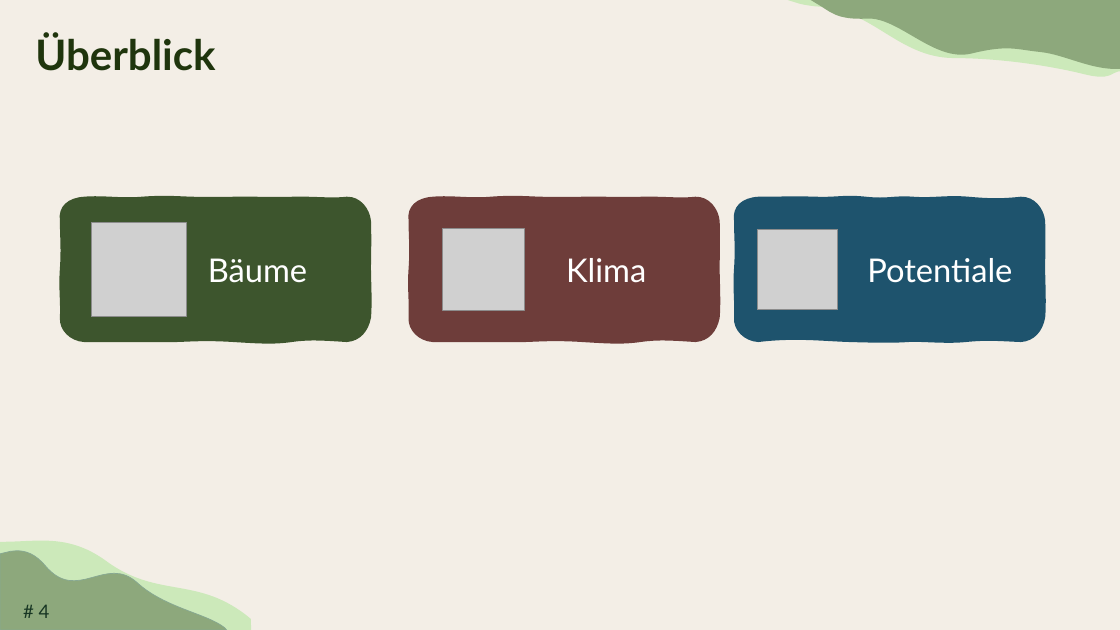
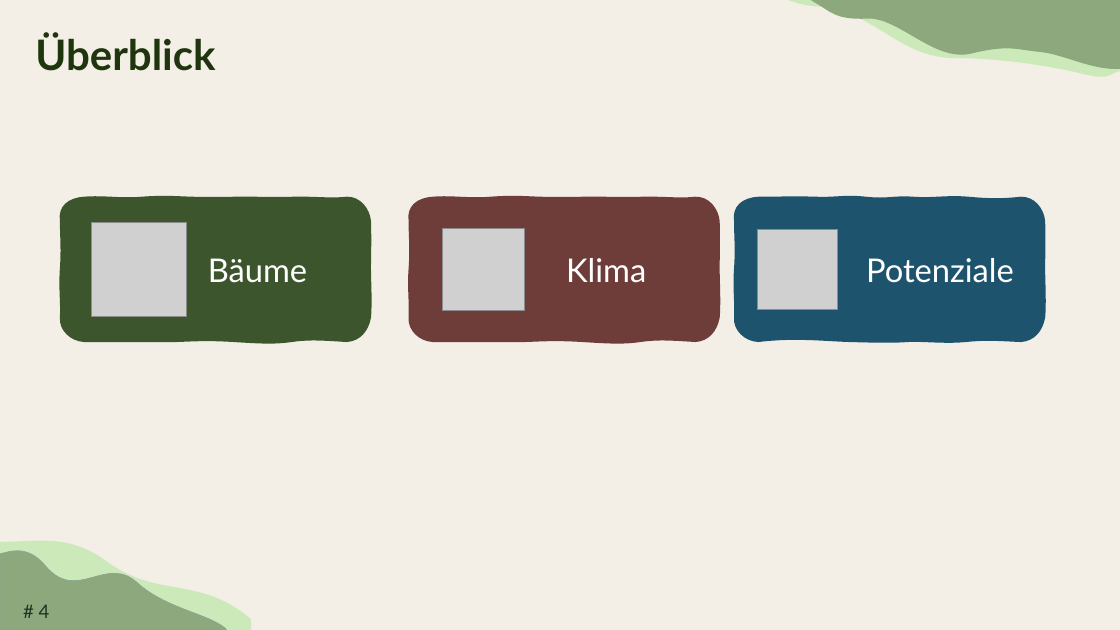
Before and after one commit to TimoDiepers/woodway, a slide deck: slide 4 of docs/slides/dissvortrag.pptx. Drawn at 1120x630 pixels with LibreOffice and Linux fonts; fonts in the diff are those of the drawing; grey boxes stand for pictures. Boxes give left, top, right and bottom in pixels: in the first picture for what was removed or moved away, otherwise in the second. Text is boxed around its words. In the diff, an @@ line names an element or a change of style, - is before the commit and + after.

Commit message:
fix(slides): three acts, not four — results belong to the potential part
The overview slide promises Bäume, Klima, Potentiale. Splitting the last
act into separate "Ergebnisse" and "Potenzial" sections broke that promise
and implied a distinction the argument does not make: the single-tree
results are where the potential answer starts, not a separate topic.

One divider now covers the whole act, "Potenziale — erst ein Baum, dann die
Fläche und was davon übrig bleibt". Spelling normalised to Potenzial
throughout (the deck had both). Cross-references recomputed by title lookup
rather than by hand, so they survive the renumbering.

```diff
--- a/docs/slides/dissvortrag.pptx
+++ b/docs/slides/dissvortrag.pptx
@@ text in freeform shape at bbox=[866, 258, 1014, 283]: text changed @@
-Potentiale
+Potenziale
```
Also in this commit, not shown: 3 other slides changed, 2 slides added, 3 slides removed.
